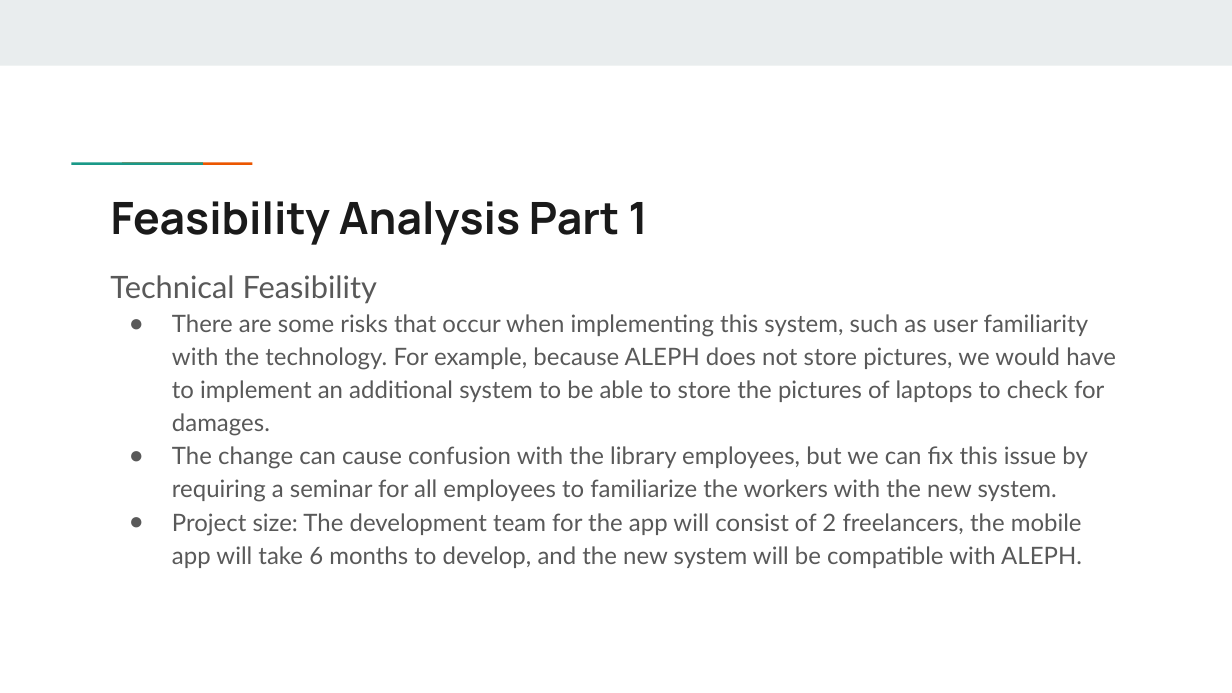
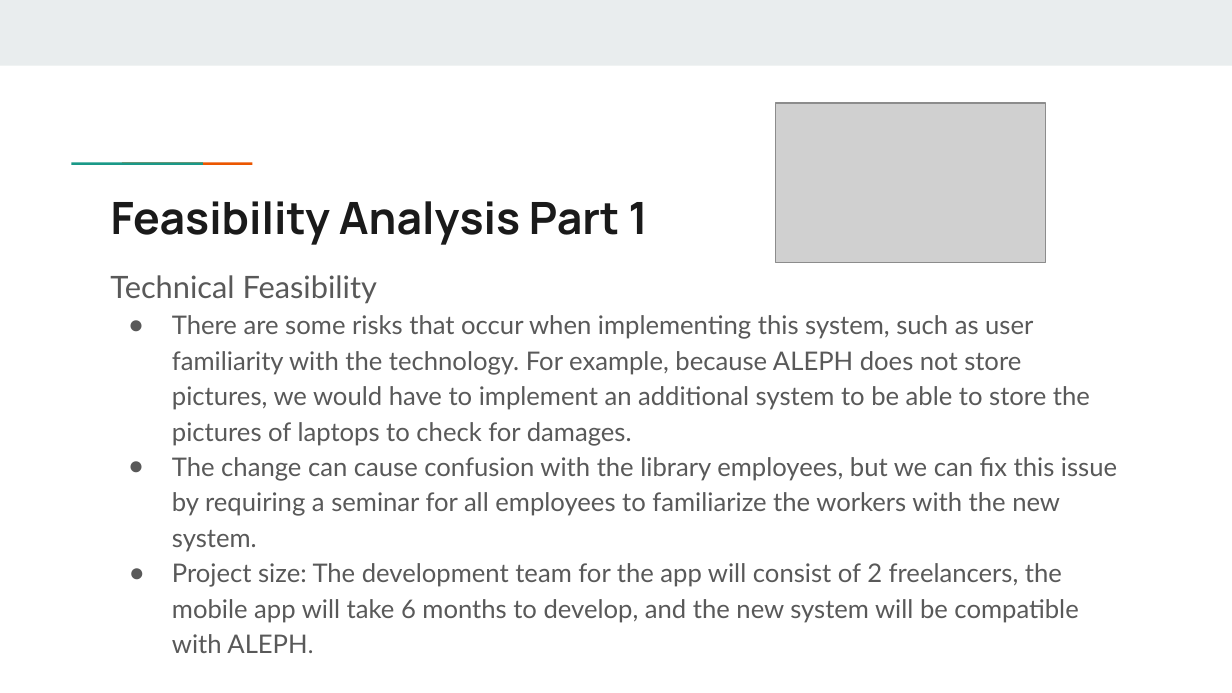
Before and after one commit to N-Roomi/A.O.K.-Laptop-Loan-System-Overhaul, a slide deck: slide 14 of A.O.K. Laptop Overhaul System.pptx. Drawn at 1232x693 pixels with LibreOffice and Linux fonts; fonts in the diff are those of the drawing; grey boxes stand for pictures. Boxes give left, top, right and bottom in pixels: in the first picture for what was removed or moved away, otherwise in the second. Text is boxed around its words. In the diff, an @@ line names an element or a change of style, - is before the commit and + after.

```diff
--- a/A.O.K. Laptop Overhaul System.pptx
+++ b/A.O.K. Laptop Overhaul System.pptx
@@ picture added at (775,103,1045,262) @@
@@ text at (172,315,1117,653): size 14 to 15 pt @@
```
Also in this commit, not shown: 15 other slides changed, 1 other file.
